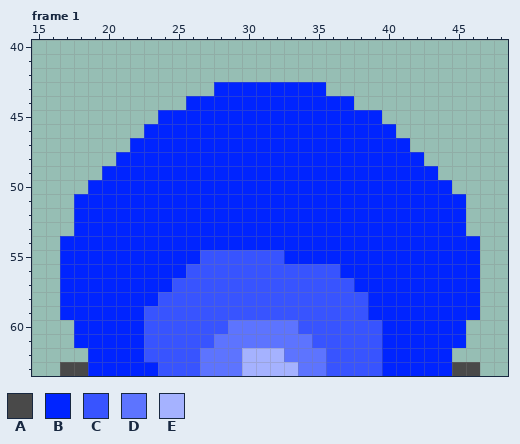
Pixel-art file, stored at Assets/Arts/Enemies/NormalEnemy/Slime/SlimeIdle.aseprite. Above: the version before the commit.
64x64 pixels, 8 frames. Shown: frame 1: x 15..48, y 40..63. The commit also changed other frames, which this record leaves out.
Palette (. is transparent): A #494949  B #0024ff  C #3854ff  D #5d74ff  E #a5b2ff
Pixels before, frame 1, first column x 17:
43 ...........BBBBBBBB...........
44 .........BBBBBBBBBBBB.........
45 .......BBBBBBBBBBBBBBBB.......
46 ......BBBBBBBBBBBBBBBBBB......
47 .....BBBBBBBBBBBBBBBBBBBB.....
48 ....BBBBBBBBBBBBBBBBBBBBBB....
49 ...BBBBBBBBBBBBBBBBBBBBBBBB...
50 ..BBBBBBBBBBBBBBBBBBBBBBBBBB..
51 .BBBBBBBBBBBBBBBBBBBBBBBBBBBB.
52 .BBBBBBBBBBBBBBBBBBBBBBBBBBBB.
53 .BBBBBBBBBBBBBBBBBBBBBBBBBBBB.
54 BBBBBBBBBBBBBBBBBBBBBBBBBBBBBB
55 BBBBBBBBBBCCCCCCBBBBBBBBBBBBBB
56 BBBBBBBBBCCCCCCCCCCCBBBBBBBBBB
57 BBBBBBBBCCCCCCCCCCCCCBBBBBBBBB
58 BBBBBBBCCCCCCCCCCCCCCCBBBBBBBB
59 BBBBBBCCCCCCCCCCCCCCCCBBBBBBBB
60 .BBBBBCCCCCCDDDDDCCCCCCBBBBBB.
61 .BBBBBCCCCCDDDDDDDCCCCCBBBBBB.
62 ..BBBBCCCCDDDEEEDDDCCCCBBBBB..
63 AABBBBBCCCDDDEEEEDDCCCCBBBBBAA
Once edited:
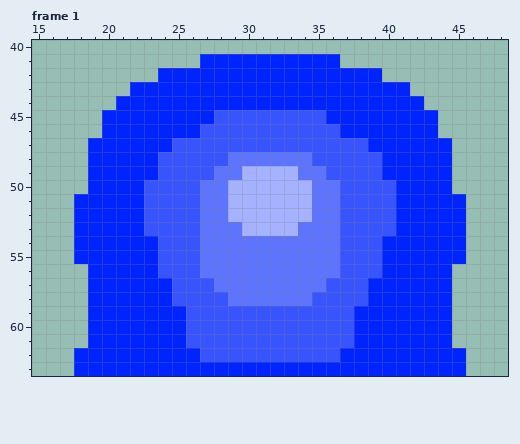
Commit message: Upgrade Moving Enemy with State Machine (slime)
The edit:
Changed rows in their new state; - is an unchanged pixel.
Frame 1:
first column x 17:
41 ----------BBBBBBBBBB----------
42 -------BBBBBBBBBBBBBBBB-------
43 -----BBBBBB--------BBBBBB-----
44 ----BBBBB------------BBBBB----
45 ---BBBB----CCCCCCCC----BBBB---
46 ---BBB----CCCCCCCCCC----BBB---
47 --BBB---CCCCCCCCCCCCCC---BBB--
48 --BB---CCCCCDDDDDDCCCCC---BB--
49 --B----CCCCDDEEEEDDCCCC----B--
50 ------CCCCDDEEEEEEDDCCCC------
51 ------CCCCDDEEEEEEDDCCCC------
52 ------CCCCDDEEEEEEDDCCCC------
53 ------CCCCDDDEEEEDDDCCCC------
54 .------CCCDDDDDDDDDDCCC------.
55 .------CCCDDDDDDDDDDCCC------.
56 ..-----CC-DDDDDDDDDDCCC-----..
57 ..---------DDDDDDDD--C------..
58 ..-----B----DDDDDD----------..
59 ..----BBB------------B------..
60 -.----BBB---CCCCC----BB-----.-
61 -.----BBB--CCCCCCC---BB-----.-
62 -B----BBBBCCCCCCCCC-BBB-----B-
63 .B-----BBBBBBBBBBBBBBBB-----B.
Changed places in both pictures, as pixel boxes (x1, y1, x2, y2):
changed: (60, 54, 480, 376)
